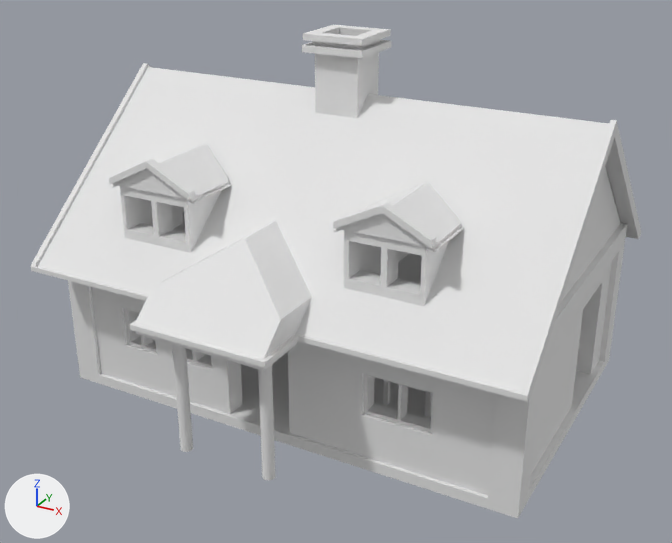
The Blender file AlphaAR-MobileApp/Assets/Models/house.blend: old version first, new version second.
Both versions are drawn from a 50 mm lens placed at (13.62, -18.17, 11.69), pointed at (4.17, -0.99, 3.09). Lighting does not change. The marker at lower left points along +X, +Y and +Z.

In view in the first picture: 'Roof', 'firstFloor', 'secondFloor', 'table', 'walls', 'walls.002', 'walls.003'.
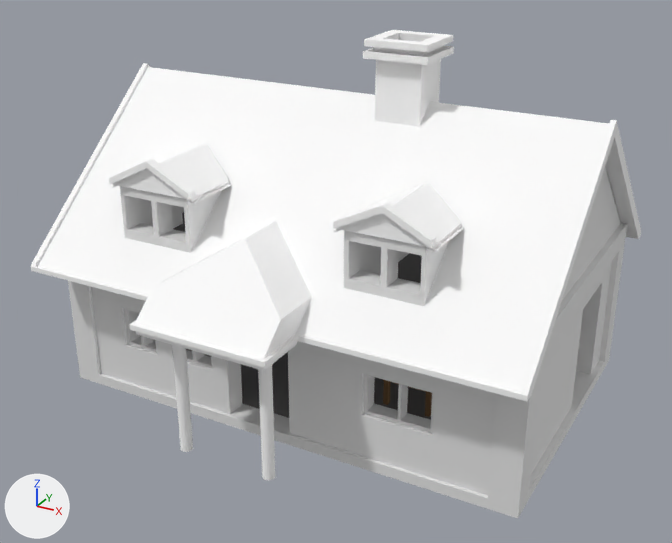
Changed parts and their boxes [x1, y1, x2, y2] in the pictures (672 x 543 px; the box of a moved part takes in the faces that stretch with it):
```json
{"object": "Roof", "change": "recoloured, reshaped", "before": [31, 25, 641, 480], "after": [31, 30, 641, 480]}
{"object": "firstFloor", "change": "recoloured", "before": [186, 349, 431, 420], "after": [186, 349, 431, 420]}
{"object": "secondFloor", "change": "recoloured", "before": [173, 212, 422, 283], "after": [173, 212, 422, 283]}
{"object": "table", "change": "recoloured", "before": [383, 380, 432, 417], "after": [383, 380, 432, 417], "on screen": "grey to brown"}
{"part": 1, "of": "me_cube_042", "change": "moved or reshaped", "before": [234, 25, 422, 191], "after": [234, 30, 454, 191]}
{"part": 2, "of": "me_cube_042", "change": "moved or reshaped", "before": [258, 365, 276, 480], "after": [258, 365, 276, 480]}
```

The change, as JSON lines over the scene's bpy script:
```json
{"op": "set", "path": "mat_material_003.base_color", "old": "(0.8, 0.8, 0.8)", "new": "(1.0, 1.0, 1.0)", "note": "white #e7e7e7 -> white #ffffff"}
{"op": "set", "path": "mat_material_001.base_color", "old": "(0.8, 0.8, 0.8)", "new": "(0.222, 0.222, 0.222)", "note": "white #e7e7e7 -> grey #828282"}
{"op": "add", "block": "mat_material", "code": ["mat_material = diffuse_material('Material')", "mat_material.base_color = (0.27, 0.159, 0.0738)  # brown #8e6f4d"]}
{"block": "me_cube_042", "where": "# used by ob_roof; location = (0.0, 0.0, 0.02); scale = (1.0, 1.0, 0.25)"}
{"op": "remove", "block": "me_cube_042", "code": "me_cube_042.from_pydata(...)  # 747 vertices, 616 faces, 8 loose edges; spans x -1.9..9.8, y -5.6..4.5, z 0.0..33.3"}
{"op": "add", "block": "me_cube_042", "code": "me_cube_042.from_pydata(...)  # 709 vertices, 616 faces, 8 loose edges; spans x -1.9..9.8, y -5.6..4.5, z 0.0..33.3"}
{"block": "me_cube_042", "change": "me_cube_042 part 1"}
{"block": "me_cube_042", "change": "7 vertices are removed from x 3.4..4.4, y -0.5..0.5, z 28.9..31.7"}
{"block": "me_cube_042", "change": "54 faces are deleted"}
{"block": "me_cube_042", "change": "12 vertices in x 3.2, y -0.7..0.7, z 31.7..33.3 move by (2.9, 0.0, 0.0)"}
{"block": "me_cube_042", "change": "6 vertices in x 3.4..4.4, y -0.5..0.5, z 26.3..28.1 move by (1.5, 0.0, 0.0)"}
{"block": "me_cube_042", "change": "6 vertices in x 4.5, y -0.5..0.5, z 32.3..32.7 move by (0.3, 0.0, 0.0)"}
{"block": "me_cube_042", "change": "6 vertices in x 3.4, y -0.5..0.5, z 32.3..32.7 move by (2.5, 0.0, 0.0)"}
{"block": "me_cube_042", "change": "5 vertices in x 4.3, y -0.4..0.4, z 28.9..33.3 move by (0.7, 0.0, 0.0)"}
{"block": "me_cube_042", "change": "5 vertices in x 3.5, y -0.4..0.4, z 28.9..33.3 move by (2.3, 0.0, 0.0)"}
{"block": "me_cube_042", "change": "1 vertex moves from x 4.4, y 0.0, z 31.7 to x 4.9, y 0.0, z 31.7"}
{"block": "me_cube_042", "change": "7 vertices are added at x 4.9..5.9, y -0.5..0.5, z 28.9..31.7"}
{"block": "me_cube_042", "change": "56 new faces join them"}
{"block": "me_cube_042", "change": "me_cube_042 part 2"}
{"block": "me_cube_042", "change": "32 vertices are removed from x 4.5..4.8, y -4.9..-4.7, z 0.0"}
{"block": "me_cube_042", "change": "33 faces are deleted"}
{"block": "me_cube_042", "change": "1 vertex moves within x 4.7, y -4.7, z 0.0"}
{"block": "me_cube_042", "change": "33 new faces join them"}
{"block": "me_cube_016", "where": "me_cube_016.from_pydata(...)  # 48 vertices, 46 faces; spans x -1.25..1.25, y -1.25..1.25, z -1.75..0.25"}
{"op": "add", "block": "me_cube_016", "code": "me_cube_016.materials.append(mat_material)  # brown #8e6f4d"}
```
